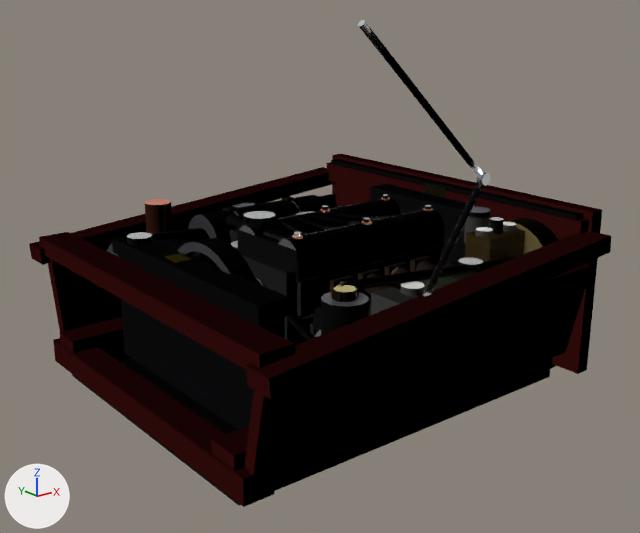
Two versions of the glTF model public/models/alfetta-bialbero-engine.glb, one commit apart.
Before and after are seen from a 50 mm lens placed at (-1.406, -0.986, 0.396), pointed at (-0.641, -0.03, 0.014). Arrows for +X, +Y and +Z are at lower left; the lights stay in place. The first picture is the older version. Where no turn or scale is listed for an object, it has been applied to the vertices. Vertices at exactly the same position are counted once.

The first picture shows 'EngineBay_Root', 'Hood_Stay_Left'.
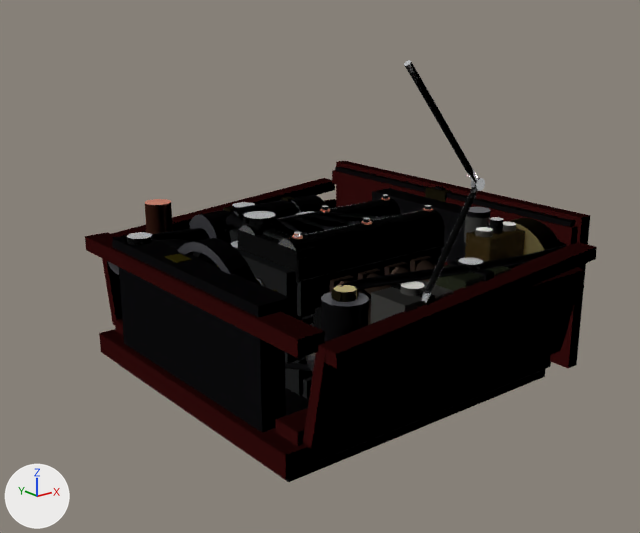
Changed parts and their boxes [x1, y1, x2, y2] in the pictures (640 x 533 px; the box of a moved part takes in the faces that stretch with it):
'EngineBay_Root', reshaped (12% narrower, 9% shorter): before [29, 154, 611, 507]; after [85, 161, 597, 482]
'Hood_Stay_Left', reshaped (39% narrower, 12% shorter): before [358, 20, 491, 296]; after [404, 60, 485, 303]
part 1 of me_enginebay_static_mesh, moved or reshaped: before [29, 167, 336, 265]; after [111, 178, 335, 237]
part 2 of me_enginebay_static_mesh, moved or reshaped: before [48, 194, 337, 332]; after [102, 199, 337, 325]
part 3 of me_enginebay_static_mesh, moved or reshaped (mostly hidden afterwards): before [60, 317, 132, 362]; after [115, 319, 123, 335]
part 4 of me_enginebay_static_mesh, moved or reshaped: before [245, 231, 611, 400]; after [320, 242, 597, 369]
part 5 of me_enginebay_static_mesh, moved or reshaped: before [244, 263, 592, 476]; after [303, 267, 584, 449]
part 6 of me_enginebay_static_mesh, moved or reshaped: before [211, 357, 556, 481]; after [276, 355, 551, 463]
part 7 of me_enginebay_static_mesh, moved or reshaped: before [39, 232, 295, 370]; after [85, 232, 325, 358]
part 8 of me_enginebay_static_mesh, moved or reshaped: before [53, 338, 274, 507]; after [99, 329, 311, 480]
part 9 of me_enginebay_static_mesh, moved or reshaped: before [332, 154, 602, 374]; after [336, 161, 590, 368]
part 10 of me_enginebay_static_mesh, moved or reshaped: before [327, 162, 589, 239]; after [332, 170, 578, 245]
part 11 of me_enginebay_static_mesh, moved or reshaped: before [370, 184, 490, 262]; after [372, 188, 466, 262]
part 12 of me_enginebay_static_mesh, moved or reshaped: before [72, 359, 550, 506]; after [118, 364, 546, 482]
part 13 of me_enginebay_static_mesh, moved or reshaped: before [331, 159, 583, 220]; after [335, 166, 575, 227]
part 14 of me_enginebay_static_mesh, moved or reshaped: before [425, 183, 447, 198]; after [425, 187, 452, 202]
part 15 of me_hood_stay_left_mesh, moved or reshaped: before [476, 172, 491, 186]; after [471, 177, 485, 191]
part 16 of me_hood_stay_left_mesh, moved or reshaped: before [358, 20, 484, 296]; after [404, 60, 478, 303]

Diff of the bpy script that builds the scene:
```diff
--- a/public/models/alfetta-bialbero-engine.glb.py
+++ b/public/models/alfetta-bialbero-engine.glb.py
@@ me_enginebay_static_mesh @@
-me_enginebay_static_mesh.from_pydata(...)  # 5833 vertices, 10788 faces; spans x -0.935..-0.337, y -0.316..0.316, z -0.171..0.101
+me_enginebay_static_mesh.from_pydata(...)  # 5833 vertices, 10788 faces; spans x -0.864..-0.342, y -0.301..0.301, z -0.171..0.09
+# me_enginebay_static_mesh part 1: the loose piece of 8 vertices spanning x -0.935..-0.355, y 0.274..0.316, z -0.001..0.073 is scaled about its middle by (0.811, 0.762, 0.745), then moved by (0.045, -0.01, -0.008)
+# me_enginebay_static_mesh part 2: the loose piece of 8 vertices spanning x -0.92..-0.36, y 0.243..0.293, z -0.118..0.028 is scaled about its middle by (0.839, 0.858, 0.935), then moved by (0.04, -0.006, -0.003)
+# me_enginebay_static_mesh part 3: the loose piece of 8 vertices spanning x -0.93..-0.35, y 0.191..0.239, z -0.151..-0.099 is scaled about its middle by (0.828, 0.917, 0.923), then moved by (0.04, 0.0, 0.0)
+# me_enginebay_static_mesh part 4: the loose piece of 8 vertices spanning x -0.935..-0.355, y -0.316..-0.274, z -0.001..0.073 is scaled about its middle by (0.811, 0.762, 0.745), then moved by (0.045, 0.01, -0.008)
+# me_enginebay_static_mesh part 5: the loose piece of 8 vertices spanning x -0.92..-0.36, y -0.293..-0.243, z -0.118..0.028 is scaled about its middle by (0.839, 0.858, 0.935), then moved by (0.04, 0.006, -0.003)
+# me_enginebay_static_mesh part 6: the loose piece of 8 vertices spanning x -0.93..-0.35, y -0.239..-0.191, z -0.151..-0.099 is scaled about its middle by (0.828, 0.917, 0.923), then moved by (0.04, 0.0, 0.0)
+# me_enginebay_static_mesh part 7: the loose piece of 8 vertices spanning x -0.928..-0.882, y -0.29..0.29, z 0.013..0.039 is scaled about its middle by (0.826, 0.931, 0.846), then moved by (0.06, 0.0, -0.004)
+# me_enginebay_static_mesh part 8: the loose piece of 8 vertices spanning x -0.933..-0.891, y -0.26..0.26, z -0.153..-0.117 is scaled about its middle by (0.905, 0.942, 0.914), then moved by (0.067, 0.0, 0.0)
+# me_enginebay_static_mesh part 9: the loose piece of 8 vertices spanning x -0.359..-0.337, y -0.285..0.285, z -0.145..0.101 is scaled about its middle by (0.909, 0.947, 0.939), then moved by (-0.004, 0.0, -0.003)
+# me_enginebay_static_mesh part 10: the loose piece of 8 vertices spanning x -0.377..-0.339, y -0.28..0.28, z 0.056..0.088 is scaled about its middle by (0.842, 0.946, 0.75), then moved by (-0.002, 0.0, -0.008)
+# me_enginebay_static_mesh part 11: the loose piece of 8 vertices spanning x -0.416..-0.348, y -0.115..0.115, z -0.012..0.076 is scaled about its middle by (0.971, 0.957, 0.932), then moved by (0.0, 0.0, -0.004)
+# me_enginebay_static_mesh part 12: the loose piece of 8 vertices spanning x -0.92..-0.35, y -0.23..0.23, z -0.171..-0.159 is scaled about its middle by (0.86, 0.978, 1), then moved by (0.035, 0.0, 0.0)
+# me_enginebay_static_mesh part 13: the loose piece of 8 vertices spanning x -0.374..-0.356, y -0.27..0.27, z 0.081..0.095 is scaled about its middle by (0.889, 0.963, 0.714), then moved by (0.0, 0.0, -0.01)
+# me_enginebay_static_mesh part 14: the loose piece of 8 vertices spanning x -0.378..-0.35, y -0.023..0.023, z 0.071..0.093 is scaled about its middle by (0.929, 0.957, 0.818), then moved by (0.0, 0.0, -0.006)
+# other edits to the shape of me_enginebay_static_mesh do not show in these pictures
 me_enginebay_static_mesh.materials.append(mat_baybodypaint)
@@ me_hood_stay_left_mesh @@
-me_hood_stay_left_mesh.from_pydata(...)  # 189 vertices, 368 faces; spans x -0.108..0.113, y -0.004..0.012, z -0.003..0.328
+me_hood_stay_left_mesh.from_pydata(...)  # 189 vertices, 368 faces; spans x -0.041..0.103, y -0.004..0.012, z -0.003..0.285
+# me_hood_stay_left_mesh part 15: the loose piece of 26 vertices spanning x 0.097..0.113, y 0.003..0.012, z 0.127..0.143 is moved by (-0.01, 0.0, -0.005)
+# me_hood_stay_left_mesh part 16: 152 of 189 vertices moved; they spanned x -0.108..0.108, y -0.004..0.012, z 0.017..0.328 and now span x -0.041..0.098, y -0.004..0.012, z 0.016..0.285; mean shift (0.013, 0.0, -0.014); largest move (-0.102, 0.0, 0.328) -> (-0.035, 0.0, 0.285)
 me_hood_stay_left_mesh.materials.append(mat_enginesatinalu)
```
